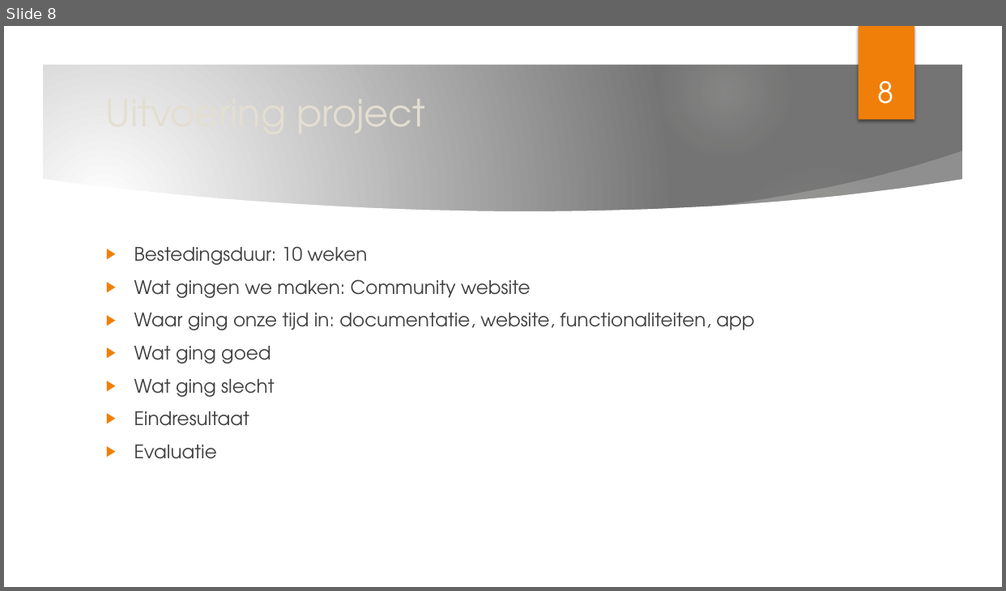
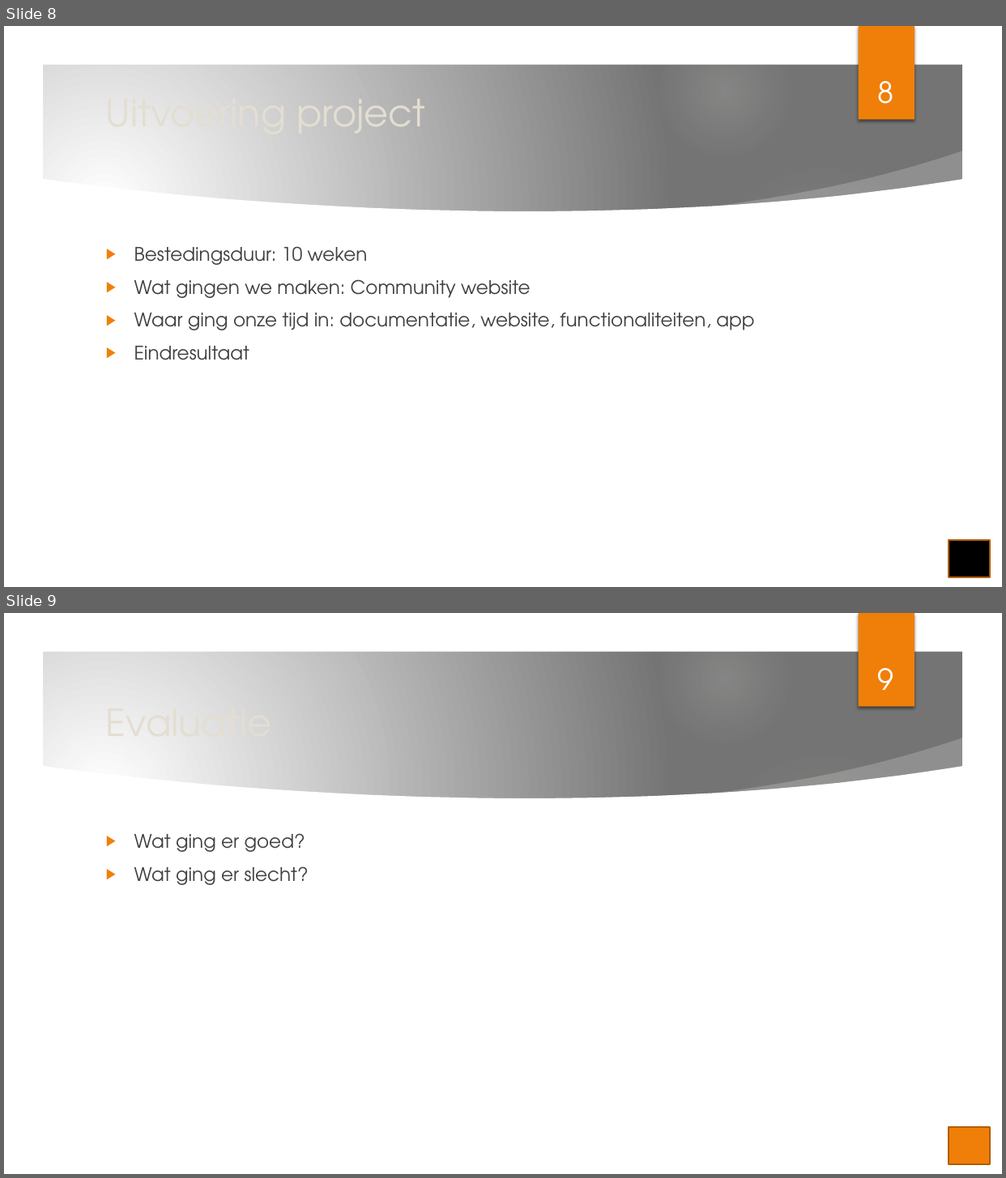
Before and after one commit to OfficialRaiiZeR/Proftaak-biocodegaming-web, a slide deck: documents/verslag/BioCodeGaming.pptx. Shown one above the other, each under a label of ours: slide 8 before the commit, slides 8 and 9 after it. The pictures are 1006x591 and 1006x1178 pixels, drawn with LibreOffice and Linux fonts; fonts in the diff are those of the drawing; background and template pictures are left out. Boxes give left, top, right and bottom in pixels: in the first picture for what was removed or moved away, otherwise in the second. Text is boxed around its words. In the diff, an @@ line names an element or a change of style, - is before the commit and + after.

```diff
--- a/documents/verslag/BioCodeGaming.pptx
+++ b/documents/verslag/BioCodeGaming.pptx
@@ slide 9 added at box(4, 613, 1002, 1174), background picture (left out); not listed: 9 template elements that a slide beside it also shows @@
@@ page number added at box(877, 668, 893, 690), 28 pt, text #FFFFFF @@
+9
@@ title added at box(106, 692, 272, 756), 36 pt, text #E3DED1 @@
+Evaluatie
@@ text added at box(134, 833, 309, 885), 18 pt, text #404040 @@
+▶ Wat ging er goed?
+▶ Wat ging er slecht?
@@ rectangle added at box(948, 1127, 990, 1165), fill #F07F09, outline #B25E07 1.5 pt @@
@@ slide 8 changed as well @@
@@ text at box(134, 346, 274, 397): paragraphs removed @@
-▶ Wat ging goed
-▶ Wat ging slecht
@@ text at box(134, 445, 217, 459): paragraph removed @@
-▶ Evaluatie
@@ rectangle added at box(948, 540, 990, 578), fill #000000, outline #B25E07 1.5 pt @@
```
Also in this commit, not shown: 8 other slides changed.
